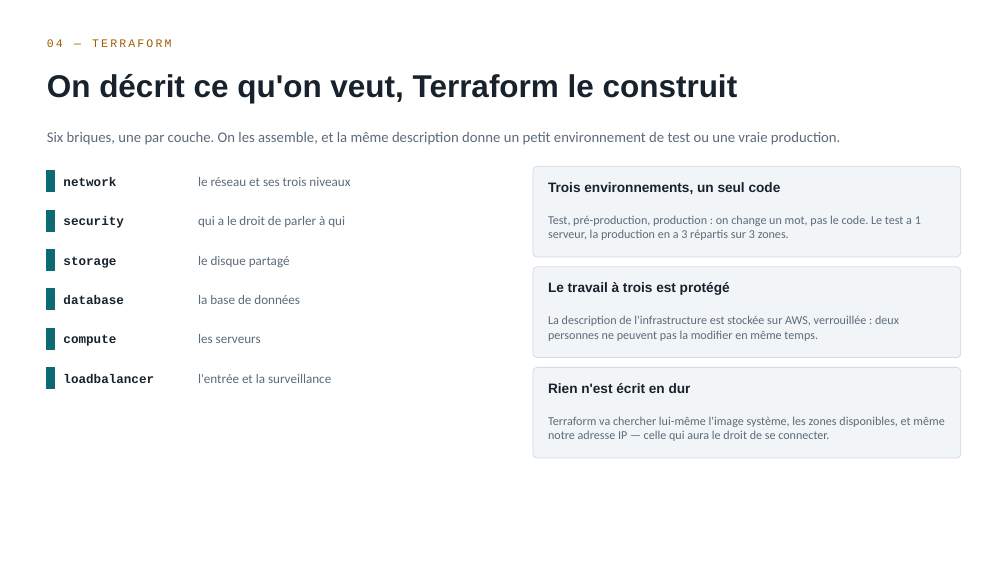
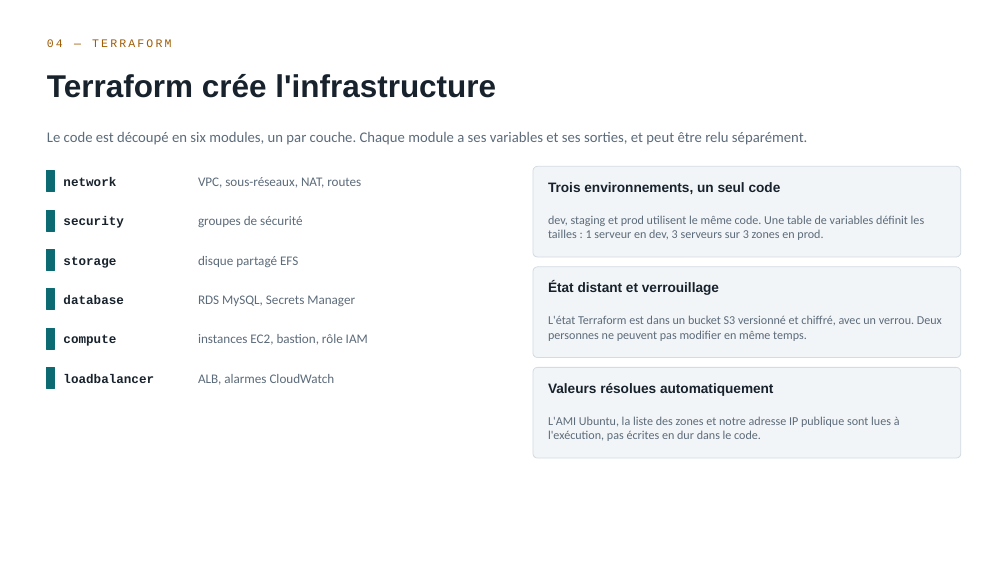
Before and after one commit to rayenebnt/5HASH, a slide deck: slide 5 of docs/soutenance-5hash.pptx. Drawn at 1008x567 pixels with LibreOffice and Linux fonts; fonts in the diff are those of the drawing. Boxes give left, top, right and bottom in pixels: in the first picture for what was removed or moved away, otherwise in the second. Text is boxed around its words. In the diff, an @@ line names an element or a change of style, - is before the commit and + after.

```diff
--- a/docs/soutenance-5hash.pptx
+++ b/docs/soutenance-5hash.pptx
@@ text at [47,74,496,98]: text changed @@
-On décrit ce qu'on veut, Terraform le construit
+Terraform crée l'infrastructure
@@ text at [47,132,807,145]: text changed @@
-Six briques, une par couche. On les assemble, et la même description donne un petit environnement de test ou une vraie production.
+Le code est découpé en six modules, un par couche. Chaque module a ses variables et ses sorties, et peut être relu séparément.
@@ text at [198,177,361,188]: text changed @@
-le réseau et ses trois niveaux
+VPC, sous-réseaux, NAT, routes
@@ text at [198,216,302,227]: text changed @@
-qui a le droit de parler à qui
+groupes de sécurité
@@ text at [548,215,925,240]: text changed @@
-Test, pré-production, production : on change un mot, pas le code. Le test a 1 serveur, la production en a 3 répartis sur 3 zones.
+dev, staging et prod utilisent le même code. Une table de variables définit les tailles : 1 serveur en dev, 3 serveurs sur 3 zones en prod.
@@ text at [198,256,298,267]: text changed @@
-le disque partagé
+disque partagé EFS
@@ text at [198,295,355,306]: text changed @@
-la base de données
+RDS MySQL, Secrets Manager
@@ text at [548,281,719,295]: text changed @@
-Le travail à trois est protégé
+État distant et verrouillage
@@ text at [548,315,942,341]: text changed @@
-La description de l'infrastructure est stockée sur AWS, verrouillée : deux personnes ne peuvent pas la modifier en même temps.
+L'état Terraform est dans un bucket S3 versionné et chiffré, avec un verrou. Deux personnes ne peuvent pas modifier en même temps.
@@ text at [198,334,368,345]: text changed @@
-les serveurs
+instances EC2, bastion, rôle IAM
@@ text at [198,374,335,385]: text changed @@
-l'entrée et la surveillance
+ALB, alarmes CloudWatch
@@ text at [548,383,773,396]: text changed @@
-Rien n'est écrit en dur
+Valeurs résolues automatiquement
@@ text at [548,416,900,441]: text changed @@
-Terraform va chercher lui-même l'image système, les zones disponibles, et même notre adresse IP — celle qui aura le droit de se connecter.
+L'AMI Ubuntu, la liste des zones et notre adresse IP publique sont lues à l'exécution, pas écrites en dur dans le code.
```
Also in this commit, not shown: 10 other slides changed, 1 slide added, 1 slide removed, 2 other files.
